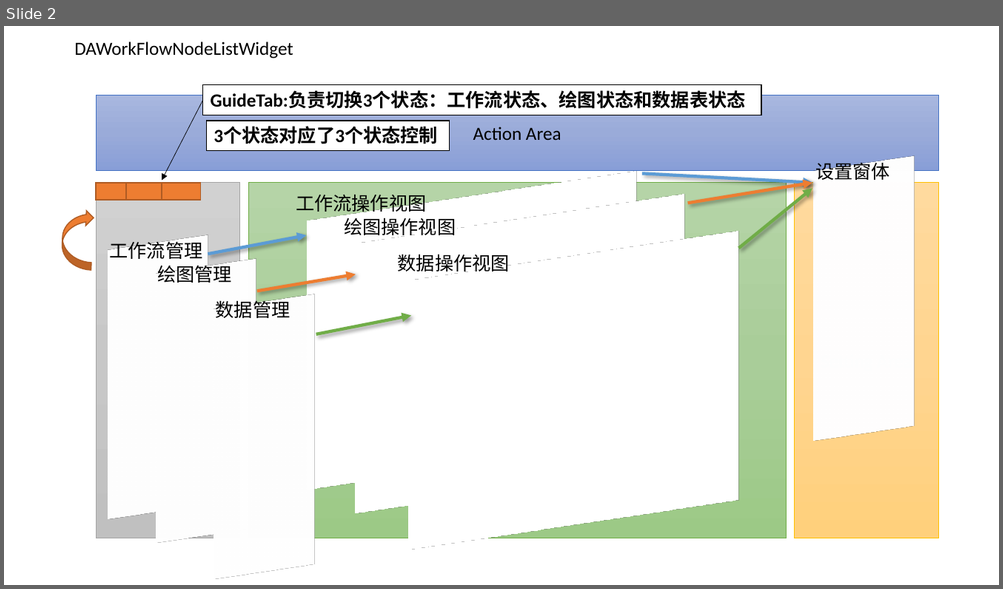
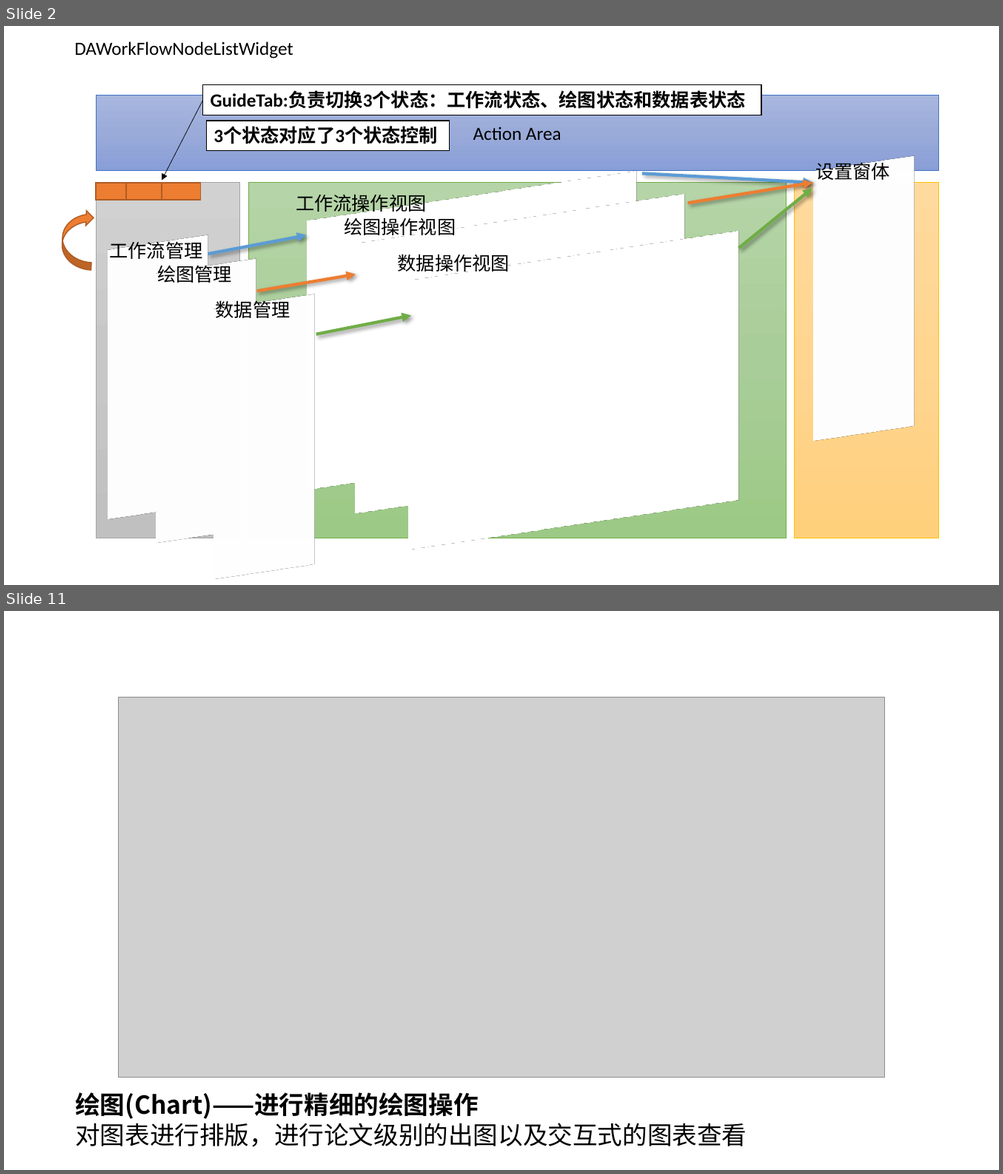
Before and after one commit to czyt1988/data-workbench, a slide deck: doc/DataWorkFlow-chart.pptx. Shown one above the other, each under a label of ours: slide 2 before the commit, slides 2 and 11 after it; the slides between them are not shown. The pictures are 1003x589 and 1003x1174 pixels, drawn with LibreOffice and Linux fonts; fonts in the diff are those of the drawing; grey boxes stand for pictures. Boxes give left, top, right and bottom in pixels: in the first picture for what was removed or moved away, otherwise in the second. Text is boxed around its words. In the diff, an @@ line names an element or a change of style, - is before the commit and + after.

```diff
--- a/doc/DataWorkFlow-chart.pptx
+++ b/doc/DataWorkFlow-chart.pptx
@@ slide 11 added at [4, 611, 999, 1170], background #FFFFFF @@
@@ picture added at [118, 698, 885, 1077] @@
@@ text added at [75, 1093, 746, 1147], 24 pt, text #000000 @@
+绘图(Chart)——进行精细的绘图操作
+对图表进行排版，进行论文级别的出图以及交互式的图表查看
```
Also in this commit, not shown: 9 other slides added, 4 other files.
